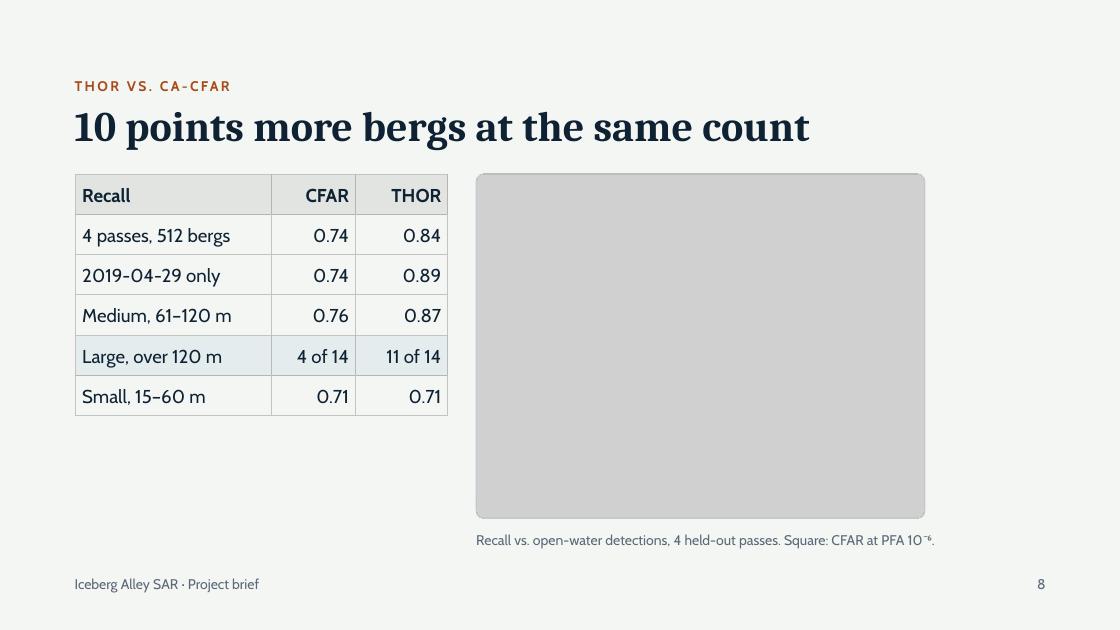
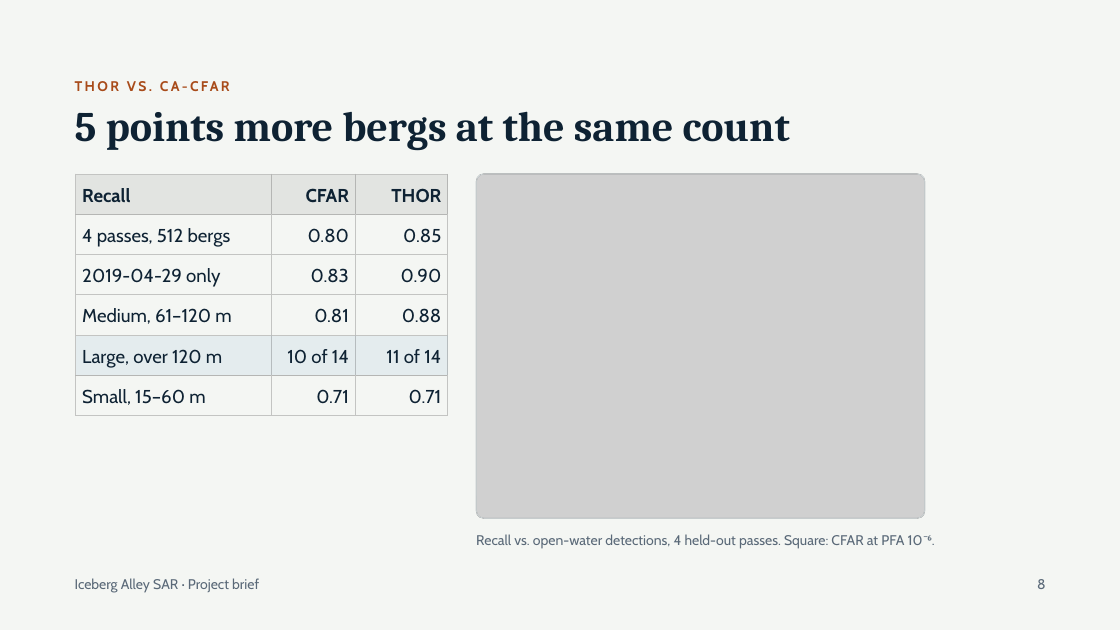
Before and after one commit to natali-kovalski/iceberg-alley-sar, a slide deck: slide 8 of docs/presentation/Iceberg Alley SAR — Project Brief v2.pptx. Drawn at 1120x630 pixels with LibreOffice and Linux fonts; fonts in the diff are those of the drawing; grey boxes stand for pictures. Boxes give left, top, right and bottom in pixels: in the first picture for what was removed or moved away, otherwise in the second. Text is boxed around its words. In the diff, an @@ line names an element or a change of style, - is before the commit and + after.

```diff
--- a/docs/presentation/Iceberg Alley SAR — Project Brief v2.pptx
+++ b/docs/presentation/Iceberg Alley SAR — Project Brief v2.pptx
@@ title at bbox=[75, 111, 790, 151]: text changed @@
-10 points more bergs at the same count
+5 points more bergs at the same count
@@ table at bbox=[76, 174, 448, 409] @@
-row 2, column 2: 0.74
+row 2, column 2: 0.80
-row 2, column 3: 0.84
+row 2, column 3: 0.85
-row 3, column 2: 0.74
+row 3, column 2: 0.83
-row 3, column 3: 0.89
+row 3, column 3: 0.90
-row 4, column 2: 0.76
+row 4, column 2: 0.81
-row 4, column 3: 0.87
+row 4, column 3: 0.88
-row 5, column 2: 4 of 14
+row 5, column 2: 10 of 14
```
Also in this commit, not shown: 2 other slides changed, 48 other files.
